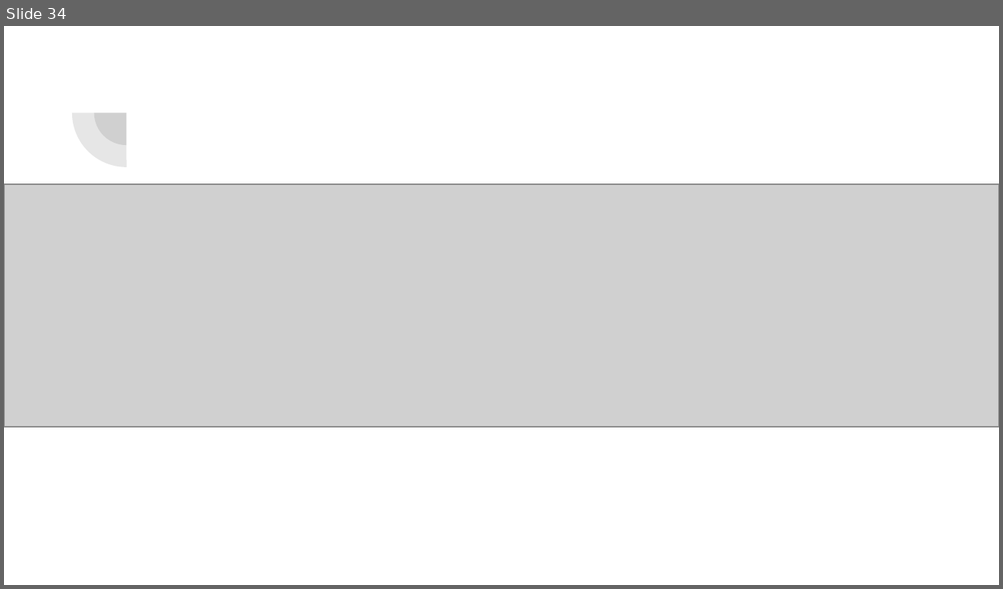
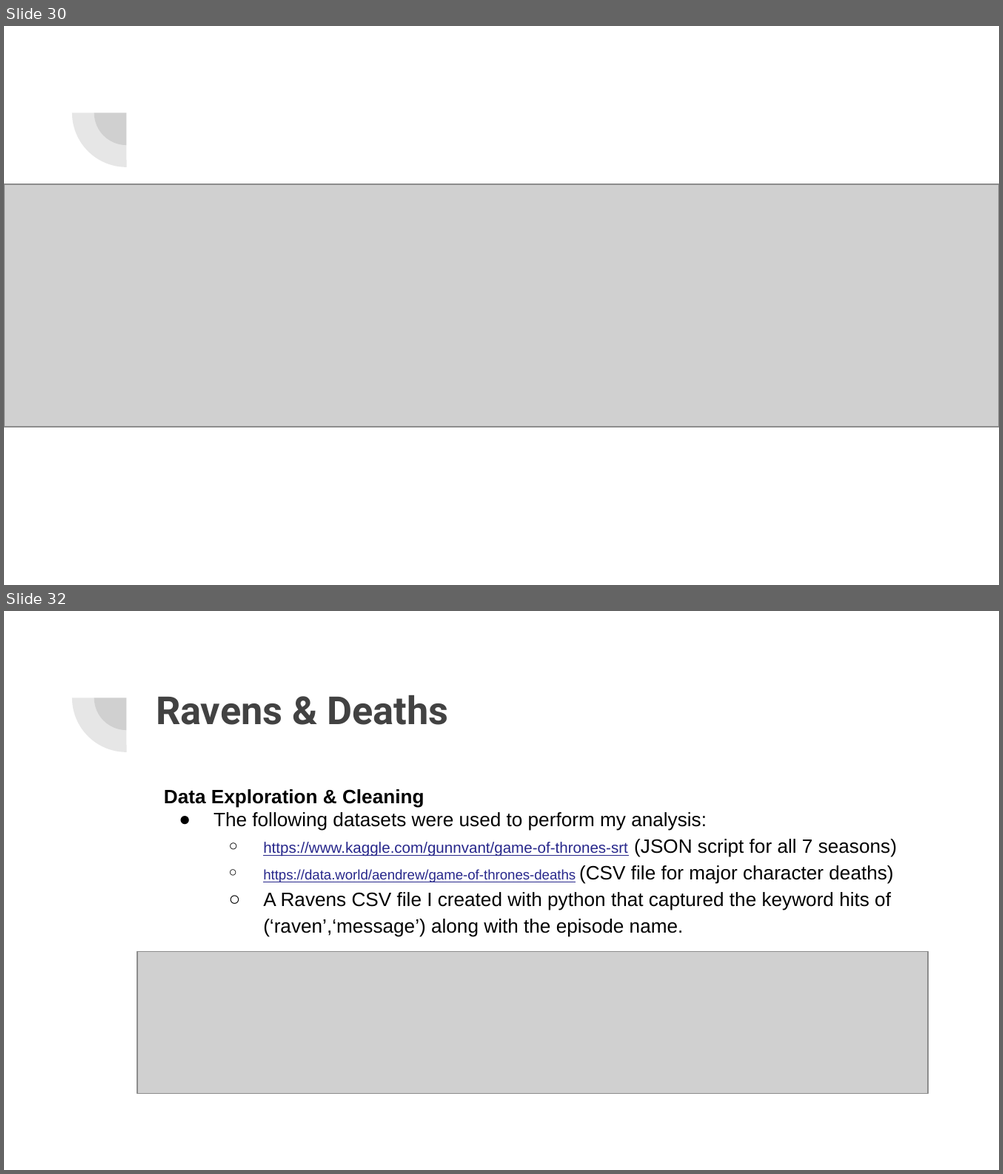
Before and after one commit to nix1228/Retro-Fireballs, a slide deck: Presentation/Retro Fireballs.pptx. Shown one above the other, each under a label of ours: slide 34 before the commit, slides 30 and 32 after it; the slides between them are not shown. The pictures are 1003x589 and 1003x1174 pixels, drawn with LibreOffice and Linux fonts; fonts in the diff are those of the drawing; grey boxes stand for pictures. Boxes give left, top, right and bottom in pixels: in the first picture for what was removed or moved away, otherwise in the second. Text is boxed around its words. In the diff, an @@ line names an element or a change of style, - is before the commit and + after.

```diff
--- a/Presentation/Retro Fireballs.pptx
+++ b/Presentation/Retro Fireballs.pptx
@@ slide 32 added at <box>4,611,999,1170</box>, background #FFFFFF; not listed: 2 template elements that a slide beside it also shows @@
@@ title added at <box>156,695,449,725</box>, 28 pt, text #424242, bold @@
+Ravens & Deaths
@@ text added at <box>164,789,896,937</box>, 14 pt, text #000000 @@
+Data Exploration & Cleaning
+● The following datasets were used to perform my analysis:
+  ○ https://www.kaggle.com/gunnvant/game-of-thrones-srt (JSON script for all 7 seasons)
+  ○ https://data.world/aendrew/game-of-thrones-deaths (CSV file for major character deaths)
+  ○ A Ravens CSV file I created with python that captured the keyword hits of (‘raven’,‘message’) along with the episode name.
@@ picture added at <box>137,952,928,1094</box> @@
@@ what was slide 34 is now slide 30 @@
```
Also in this commit, not shown: 1 slide changed, 7 other slides added.
